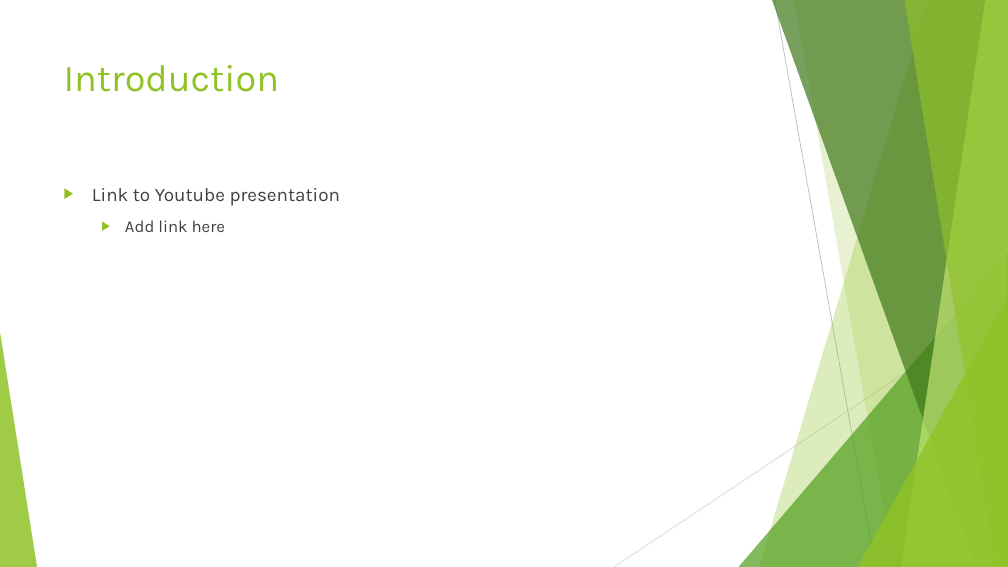
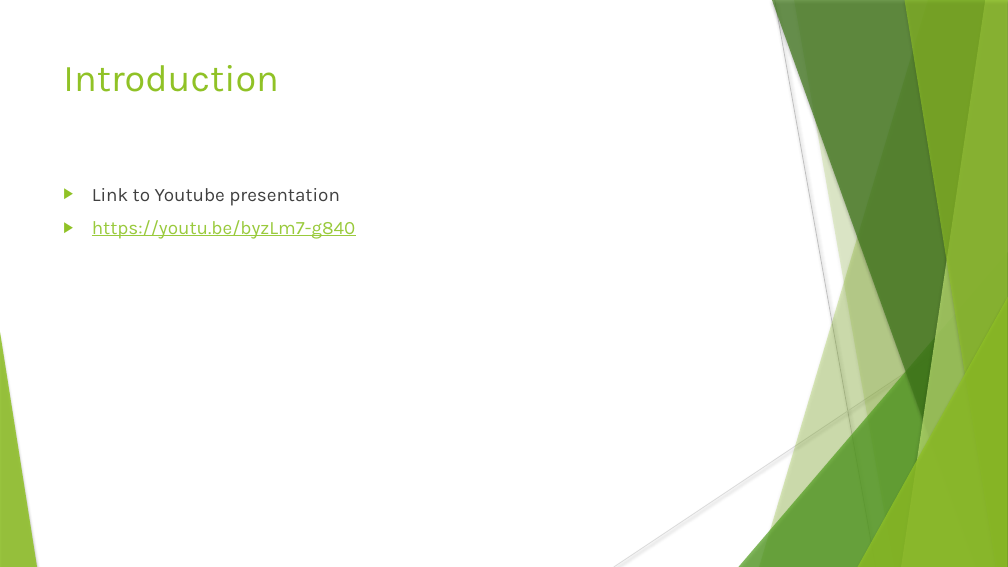
Before and after one commit to rodger79/CS6000, a slide deck: slide 2 of presentation/Presentation On Code Smells and Machine Learning Research.pptx (slide 3 before the commit). Drawn at 1008x567 pixels with LibreOffice and Linux fonts; fonts in the diff are those of the drawing. Boxes give left, top, right and bottom in pixels: in the first picture for what was removed or moved away, otherwise in the second. Text is boxed around its words. In the diff, an @@ line names an element or a change of style, - is before the commit and + after.

```diff
--- a/presentation/Presentation On Code Smells and Machine Learning Research.pptx
+++ b/presentation/Presentation On Code Smells and Machine Learning Research.pptx
@@ line (775, 0) - (876, 567): stroke #BFBFBF 0.75 pt to #BFBFBF 0.74 pt @@
@@ freeform shape at (x1=794, y1=0, x2=1008, y2=567): shadow on; outline redrawn @@
@@ text at (x1=92, y1=188, x2=340, y2=206): indent changed @@
@@ text at (x1=92, y1=220, x2=356, y2=239): text changed; size 16 to 18 pt; text colour #404040 to #99CA3C @@
-  ▶ Add link here
+▶ https://youtu.be/byzLm7-g840
@@ shadow on in 6 elements at (x1=759, y1=0, x2=1008, y2=567), (x1=739, y1=252, x2=1008, y2=567), (x1=772, y1=0, x2=1008, y2=567), (x1=901, y1=0, x2=1008, y2=567), (x1=904, y1=0, x2=1008, y2=567), (x1=858, y1=297, x2=1008, y2=567) @@
@@ line (1008, 305) - (614, 567): stroke #D9D9D9 0.75 pt to #D9D9D9 0.74 pt @@
```
Also in this commit, not shown: 15 other slides changed, 2 slides removed.
